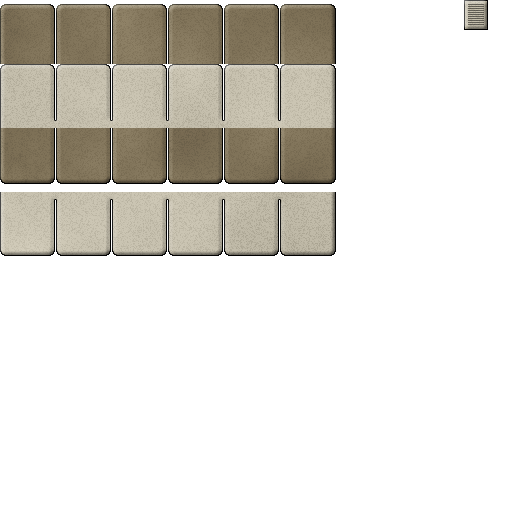
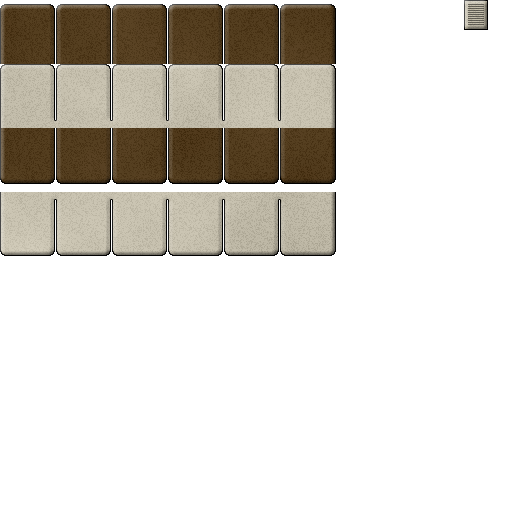
Layers edited between the first and the second 512x512 image:
removed layer "Color" (was color) over (x1=0, y1=4, x2=335, y2=183)
removed layer "Grunge" (was overlay) over (x1=0, y1=4, x2=335, y2=183)
renamed "Noise" to "Button Noise - Disabled", blend multiply → normal, painted on it, masked it over (x1=0, y1=4, x2=335, y2=183)
removed layer "GUI Gray" over (x1=0, y1=4, x2=335, y2=183)
